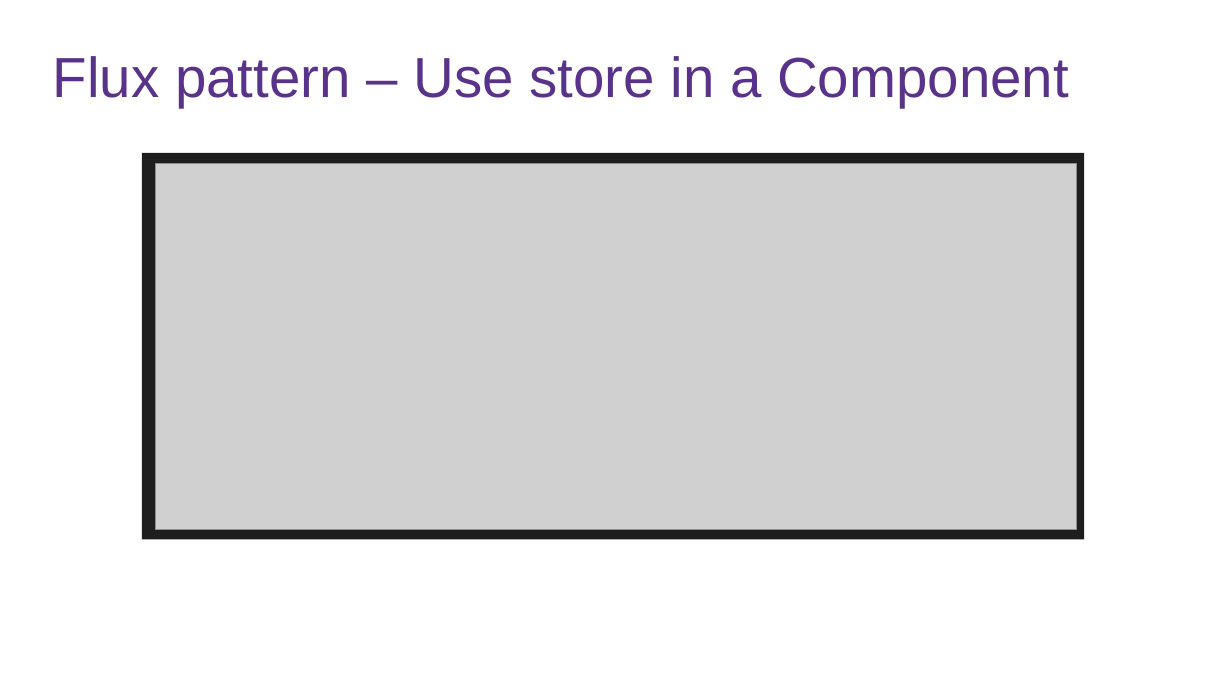
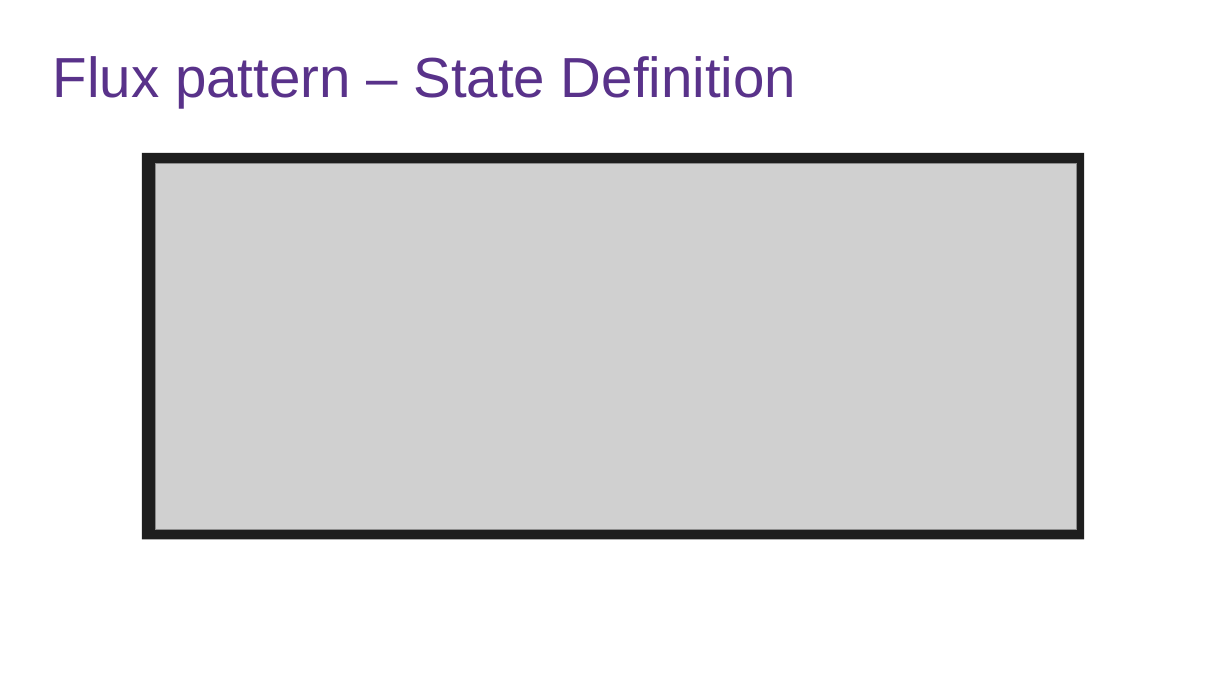
Before and after one commit to fabio-sp/BlazorConf.StateManagement.Demo, a slide deck: slide 27 of Deck_Blazor_State_Management.pptx. Drawn at 1232x693 pixels with LibreOffice and Linux fonts; fonts in the diff are those of the drawing; grey boxes stand for pictures; background and template pictures are left out. Boxes give left, top, right and bottom in pixels: in the first picture for what was removed or moved away, otherwise in the second. Text is boxed around its words. In the diff, an @@ line names an element or a change of style, - is before the commit and + after.

```diff
--- a/Deck_Blazor_State_Management.pptx
+++ b/Deck_Blazor_State_Management.pptx
@@ title at <box>53,56,796,107</box>: text changed @@
-Flux pattern – Use store in a Component
+Flux pattern – State Definition
```
Also in this commit, not shown: 8 other slides changed, 1 slide added, 1 slide removed.
